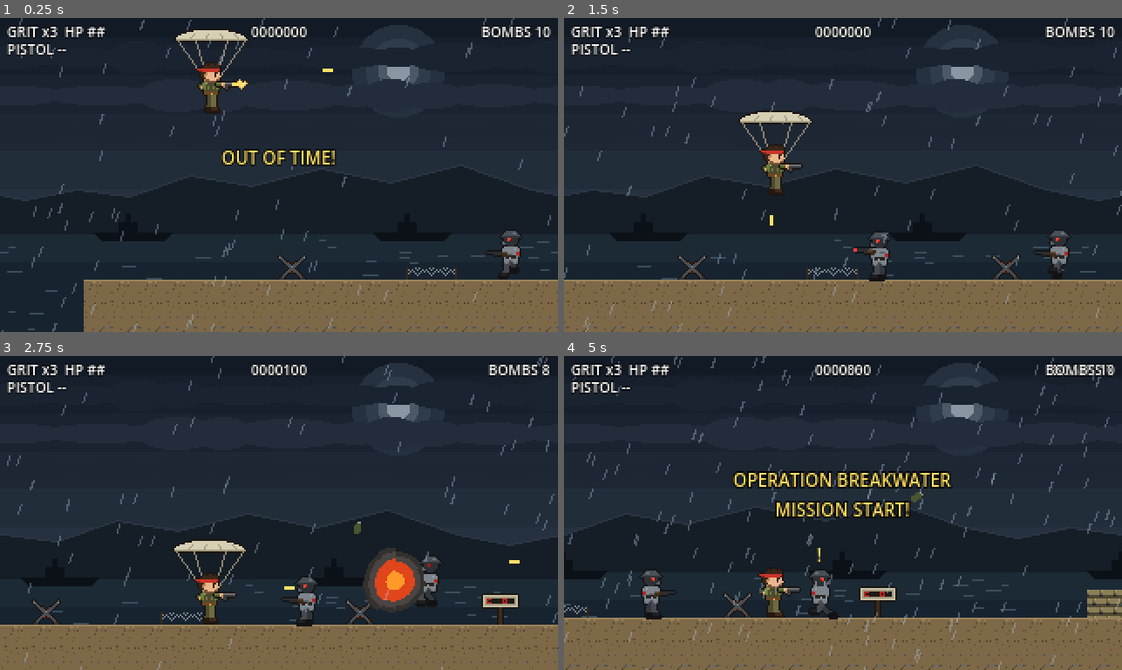
Above: before the commit, frames 1-4 (two rows, left to right).
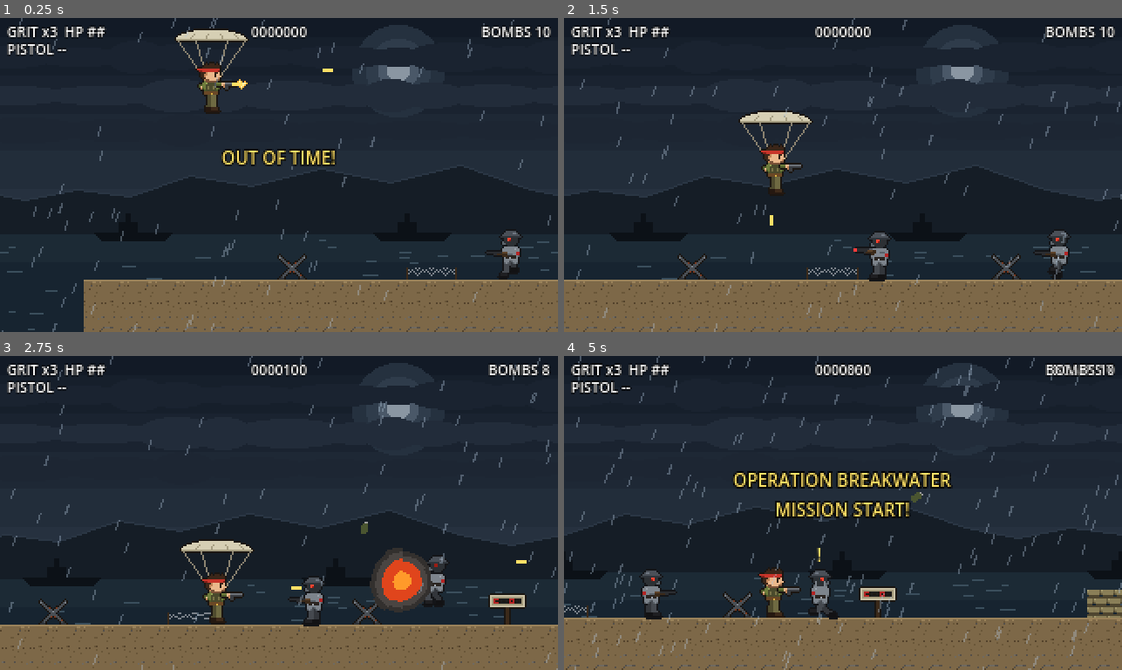
Above: after the commit, the same moments.

Repository: anthony-developer-FS/grit-iron-directorate
Game: Godot game, scene res://tests/screenshot_tour.tscn
The game is run twice, just before and just after one commit, with the same random seed, the same clock (stepped at 60 frames per second) and the same inputs. This scene is started directly instead of the project's main scene.
Inputs:
- Up to frame 1 (0.25 s): no input
- Up to frame 2 (1.5 s): hold Up (aim_up) 0.53-1.28 s; hold Right (move_right) from 0.53 s (still down); tap Z (jump) at 0.77, 1.07 s; tap Down (crouch) at 0.8, 1.35 s
- Up to frame 3 (2.75 s): tap Z (jump) at 1.52, 1.82 s; tap C (grenade) at 1.55, 2.1 s; release Right (move_right) at 2.03 s; hold Left (move_left) from 2.03 s (still down); hold X (shoot) from 2.03 s (still down)
- Up to frame 4 (5 s): release Left (move_left) at 2.78 s; release X (shoot) at 2.78 s; hold Right (move_right) 2.78-4.28 s; tap X (shoot) at 2.85 s; tap Z (jump) at 3.02, 3.05, 3.32, 3.6, 3.77, 4.07, 4.52, 4.82 s; hold Up (aim_up) 3.53-4.28 s; tap Escape (pause) at 4.15 s; hold Left (move_left) from 4.28 s (still down); tap Up (aim_up) at 4.35 s; tap Down (crouch) at 4.55 s

The runs differ from the first frame. In frame 1, 0.5% of the frame differs, in the area x 3-98%, y 0-42%; in frame 2, 1.4%; in frame 3, 5.8%, in the area x 0-100%, y 0-100%; in frame 4, 3.1%.

Commit message:
Add synthesized sound effects and music
35 effects and two music loops, all generated by tools/sound (numpy
synth; ffmpeg encodes the music to Ogg). Sfx and Music autoloads play
them; Music and SFX buses feed a hard limiter on Master. Headless runs
skip audio, since the dummy driver never releases playbacks.

Co-Authored-By: Claude Opus 5.5 (1M context) <noreply@anthropic.com>
Claude-Session: https://claude.ai/code/session_01SJuoyxwEbaFdBrAx1Ejgro

Diff:
--- /dev/null
+++ b/default_bus_layout.tres
@@ -0,0 +1,20 @@
+[gd_resource type="AudioBusLayout" load_steps=2 format=3]
+
+[sub_resource type="AudioEffectHardLimiter" id="AudioEffectHardLimiter_master"]
+ceiling_db = -0.5
+
+[resource]
+bus/0/effect/0/effect = SubResource("AudioEffectHardLimiter_master")
+bus/0/effect/0/enabled = true
+bus/1/name = &"Music"
+bus/1/solo = false
+bus/1/mute = false
+bus/1/bypass_fx = false
+bus/1/volume_db = -9.0
+bus/1/send = &"Master"
+bus/2/name = &"SFX"
+bus/2/solo = false
+bus/2/mute = false
+bus/2/bypass_fx = false
+bus/2/volume_db = -5.0
+bus/2/send = &"Master"
--- a/project.godot
+++ b/project.godot
@@ -19,6 +19,8 @@
 [autoload]
 
 Game="*res://scripts/autoload/game.gd"
+Sfx="*res://scripts/autoload/sfx.gd"
+Music="*res://scripts/autoload/music.gd"
 
 [display]
 
--- /dev/null
+++ b/scripts/autoload/music.gd
@@ -0,0 +1,54 @@
+extends Node
+## Background music. Autoloaded as `Music`. Tracks come from tools/sound/music.py and loop.
+## Switching tracks fades the old one out and the new one in.
+
+const TRACKS := ["mission", "boss"]
+const FADE_TIME := 0.8
+const SILENT_DB := -40.0
+
+var current := ""
+
+var _streams := {}
+var _player: AudioStreamPlayer
+var _tween: Tween
+
+
+func _ready() -> void:
+	process_mode = Node.PROCESS_MODE_ALWAYS
+	_player = AudioStreamPlayer.new()
+	_player.bus = &"Music"
+	add_child(_player)
+	for track in TRACKS:
+		var stream := load("res://assets/sound/music_%s.ogg" % track) as AudioStreamOggVorbis
+		stream.loop = true
+		_streams[track] = stream
+	Game.mission_completed.connect(stop)
+	Game.game_over.connect(stop)
+	Game.continued.connect(func() -> void: play("boss" if current == "boss" else "mission"))
+
+
+func play(track: String) -> void:
+	# No audio output when headless (tests, CI); see Sfx.
+	if DisplayServer.get_name() == "headless":
+		current = track
+		return
+	if track == current and _player.playing:
+		return
+	current = track
+	_fade_to(func() -> void:
+		_player.stream = _streams[track]
+		_player.play())
+
+
+func stop() -> void:
+	_fade_to(_player.stop)
+
+
+func _fade_to(then: Callable) -> void:
+	if _tween:
+		_tween.kill()
+	_tween = create_tween()
+	if _player.playing:
+		_tween.tween_property(_player, "volume_db", SILENT_DB, FADE_TIME * 0.5)
+	_tween.tween_callback(then)
+	_tween.tween_property(_player, "volume_db", 0.0, FADE_TIME * 0.5)
--- /dev/null
+++ b/scripts/autoload/sfx.gd
@@ -0,0 +1,57 @@
+extends Node
+## Plays sound effects from assets/sound (made by tools/sound/build.py). Autoloaded as `Sfx`.
+## Call Sfx.play("name") from anywhere; a small pool of players lets sounds overlap.
+
+const SOUNDS := ["pistol", "hmg", "shotgun", "flame", "rocket", "enemy_shot", "mg_shot", "flak",
+	"cannon", "cannon_charge", "explosion", "explosion_big", "grenade_throw", "knife", "hit", "ping",
+	"enemy_die", "player_hurt", "player_die", "jump", "pickup_weapon", "pickup_item", "pow_freed",
+	"checkpoint", "supply_drop", "weapon_empty", "shell_whistle", "flare", "menu_move", "menu_select",
+	"pause", "mission_complete", "game_over", "elevator", "alarm"]
+## Per-sound mix, in dB. Anything not listed plays at 0 dB.
+const VOLUME := {"hmg": -4.0, "mg_shot": -5.0, "enemy_shot": -3.0, "flame": -4.0, "hit": -6.0,
+	"jump": -6.0, "shell_whistle": -4.0, "elevator": -6.0, "flak": -3.0}
+const POOL_SIZE := 16
+## The same sound won't restart more often than this, so rapid fire doesn't pile up.
+const MIN_GAP := 0.03
+
+var _streams := {}
+var _players: Array[AudioStreamPlayer] = []
+var _next := 0
+var _last_played := {}
+## Headless runs (the tests, CI) have no audio output, and their dummy driver never finishes
+## playbacks, so sounds are skipped there.
+var _muted := DisplayServer.get_name() == "headless"
+
+
+func _ready() -> void:
+	process_mode = Node.PROCESS_MODE_ALWAYS
+	for sound in SOUNDS:
+		_streams[sound] = load("res://assets/sound/%s.wav" % sound)
+	for i in POOL_SIZE:
+		var player := AudioStreamPlayer.new()
+		player.bus = &"SFX"
+		add_child(player)
+		_players.append(player)
+	Game.checkpoint_reached.connect(play.bind("checkpoint"))
+	Game.mission_completed.connect(play.bind("mission_complete"))
+	Game.game_over.connect(play.bind("game_over"))
+
+
+## Plays `sound` with a little random pitch so repeats don't sound mechanical.
+func play(sound: String, pitch_jitter := 0.05) -> void:
+	if _muted:
+		return
+	var stream: AudioStream = _streams.get(sound)
+	if stream == null:
+		push_warning("Unknown sound: %s" % sound)
+		return
+	var now := Time.get_ticks_msec() / 1000.0
+	if now - float(_last_played.get(sound, -1.0)) < MIN_GAP:
+		return
+	_last_played[sound] = now
+	var player := _players[_next]
+	_next = (_next + 1) % POOL_SIZE
+	player.stream = stream
+	player.volume_db = VOLUME.get(sound, 0.0)
+	player.pitch_scale = 1.0 + randf_range(-pitch_jitter, pitch_jitter)
+	player.play()
--- a/scripts/bosses/boss_part.gd
+++ b/scripts/bosses/boss_part.gd
@@ -74,6 +74,7 @@
 		explosion.radius = 22.0
 		explosion.hurts_enemies = false
 		get_parent().add_child.call_deferred(explosion)
+		Sfx.play("explosion_big")
 		destroyed.emit()
 	queue_redraw()
 
--- a/scripts/bosses/seewall_battery.gd
+++ b/scripts/bosses/seewall_battery.gd
@@ -83,6 +83,8 @@
 			_turret_low.vulnerable = true
 			_turret_high.vulnerable = true
 			Game.show_message("SILENCE THE SEEWALL!", 2.0)
+			Sfx.play("alarm", 0.0)
+			Music.play("boss")
 		Phase.CANNON:
 			_breech.vulnerable = true
 			_attack_timer = 1.5
@@ -150,6 +152,7 @@
 	if not _charging and _attack_timer <= 0.0:
 		_charging = true
 		_attack_timer = 1.4
+		Sfx.play("cannon_charge", 0.0)
 	elif _charging:
 		_breech.charge = 1.0 - _attack_timer / 1.4
 		if _attack_timer <= 0.0:
@@ -160,6 +163,7 @@
 			shell.setup(Bullet.Team.ENEMY, global_position + Vector2(-50, -9), Vector2(-150, 0), 1, Bullet.Style.SHELL)
 			get_parent().add_child(shell)
 			Game.shake(5.0, 0.3)
+			Sfx.play("cannon")
 			for i in 2:
 				_call_strike(randf_range(arena_left + 20.0, -60.0), 1.4)
 	_spawn_timer -= delta
@@ -215,6 +219,7 @@
 
 ## Fires one shot per entry, each with its own direction and speed.
 func _fire_volley(muzzle: Vector2, angles: Array, speeds: Array) -> void:
+	Sfx.play("flak")
 	for i in speeds.size():
 		var bullet := BulletScene.instantiate() as Bullet
 		bullet.setup(Bullet.Team.ENEMY, muzzle, Vector2.from_angle(angles[i]) * float(speeds[i]), 1, Bullet.Style.FLAK)
--- a/scripts/enemies/enemy.gd
+++ b/scripts/enemies/enemy.gd
@@ -65,6 +65,7 @@
 func take_damage(amount: int) -> void:
 	if dead:
 		return
+	Sfx.play("hit")
 	health -= amount
 	_hit_flash = 0.08
 	if health <= 0:
@@ -75,6 +76,7 @@
 func die() -> void:
 	if dead:
 		return
+	Sfx.play("enemy_die")
 	dead = true
 	remove_from_group("enemies")
 	set_deferred("collision_layer", 0)
@@ -113,6 +115,7 @@
 func _fire_bullet(from: Vector2, direction: Vector2, speed: float) -> void:
 	var bullet := BulletScene.instantiate() as Bullet
 	bullet.setup(Bullet.Team.ENEMY, from, direction.normalized() * speed, 1)
+	Sfx.play("enemy_shot")
 	get_parent().add_child(bullet)
 
 
--- a/scripts/enemies/grenadier.gd
+++ b/scripts/enemies/grenadier.gd
@@ -35,6 +35,7 @@
 
 
 func _throw(player: Player) -> void:
+	Sfx.play("grenade_throw")
 	var grenade := GrenadeScene.instantiate() as Grenade
 	grenade.target_group = &"player"
 	var start := global_position + Vector2(facing * 4, -26)
--- a/scripts/enemies/mg_nest.gd
+++ b/scripts/enemies/mg_nest.gd
@@ -52,6 +52,7 @@
 		var bullet := BulletScene.instantiate() as Bullet
 		bullet.setup(Bullet.Team.ENEMY, global_position + Vector2(facing * 16, -12), direction * BULLET_SPEED, 1)
 		get_parent().add_child(bullet)
+		Sfx.play("mg_shot")
 		_shots_left -= 1
 		_timer = BURST_INTERVAL if _shots_left > 0 else 2.2
 	queue_redraw()
@@ -60,6 +61,7 @@
 func take_damage(amount: int) -> void:
 	if dead:
 		return
+	Sfx.play("hit")
 	health -= amount
 	_hit_flash = 0.06
 	queue_redraw()
--- a/scripts/enemies/shield_trooper.gd
+++ b/scripts/enemies/shield_trooper.gd
@@ -37,6 +37,7 @@
 	var below_top := hit_position.y > global_position.y - 27.0
 	if from_front and below_top:
 		_ping = 0.06
+		Sfx.play("ping")
 		queue_redraw()
 		return true
 	return false
--- a/scripts/fx/artillery_strike.gd
+++ b/scripts/fx/artillery_strike.gd
@@ -20,7 +20,14 @@
 	return hit["position"] if hit else from
 
 
+func _ready() -> void:
+	Sfx.play("flare", 0.0)
+
+
 func _process(delta: float) -> void:
+	var whistle_at := maxf(warning_time + FALL_TIME - 0.9, 0.0)
+	if _time < whistle_at and _time + delta >= whistle_at:
+		Sfx.play("shell_whistle", 0.1)
 	_time += delta
 	if not _exploded and _time >= warning_time + FALL_TIME:
 		_exploded = true
--- a/scripts/fx/explosion.gd
+++ b/scripts/fx/explosion.gd
@@ -17,6 +17,7 @@
 
 func _ready() -> void:
 	Game.shake(shake_strength, 0.25)
+	Sfx.play("explosion")
 	var targets: Array[Node] = []
 	if hurts_enemies:
 		targets.append_array(get_tree().get_nodes_in_group("enemies"))
--- a/scripts/level/elevator.gd
+++ b/scripts/level/elevator.gd
@@ -32,6 +32,7 @@
 				_wait += delta
 				if _wait > 0.6:
 					_state = 1
+					Sfx.play("elevator", 0.0)
 			else:
 				_wait = 0.0
 		1:
--- a/scripts/level/mission.gd
+++ b/scripts/level/mission.gd
@@ -13,6 +13,7 @@
 	if Game.checkpoint_position != Vector2.INF:
 		_player.place_at(Game.checkpoint_position)
 	_camera.snap_to_target()
+	Music.play("mission")
 	var drops := SupplyDrops.new()
 	drops.player = _player
 	drops.camera = _camera
--- a/scripts/level/supply_drops.gd
+++ b/scripts/level/supply_drops.gd
@@ -47,6 +47,7 @@
 	if Game.grenades <= LOW_GRENADES:
 		_spawn("grenades", x + 28.0)
 	Game.show_message("SUPPLY DROP!", 1.2)
+	Sfx.play("supply_drop", 0.0)
 
 
 func _spawn(kind: String, x: float) -> void:
--- a/scripts/pickups/pickup.gd
+++ b/scripts/pickups/pickup.gd
@@ -108,11 +108,14 @@
 	match kind:
 		"grenades":
 			Game.add_grenades(10)
+			Sfx.play("pickup_item", 0.0)
 			Game.show_message("BOMBS +10", 1.0)
 		"ammo":
+			Sfx.play("pickup_item", 0.0)
 			Game.show_message(player.reload_special() + " AMMO!", 1.0)
 		_:
 			player.give_weapon(kind)
+			Sfx.play("pickup_weapon", 0.0)
 			Game.show_message(String(Player.WEAPONS[kind]["label"]) + "!", 1.0)
 	Game.add_score(200)
 	queue_free()
--- a/scripts/pickups/pow.gd
+++ b/scripts/pickups/pow.gd
@@ -77,6 +77,7 @@
 	_rescuer = player
 	_set_state(State.SALUTING)
 	Game.rescue_pow()
+	Sfx.play("pow_freed", 0.0)
 	Game.show_message("THANK YOU! I'LL COVER YOU!", 1.2)
 
 
--- a/scripts/player/player.gd
+++ b/scripts/player/player.gd
@@ -122,6 +122,7 @@
 			_drop_through_platform()
 		else:
 			velocity.y = JUMP_VELOCITY
+			Sfx.play("jump")
 
 	move_and_slide()
 	if parachuting and is_on_floor():
@@ -163,6 +164,7 @@
 	weapon_time_left -= delta
 	if weapon_time_left <= 0.0:
 		give_weapon("pistol")
+		Sfx.play("weapon_empty")
 		Game.show_message("OUT OF TIME!", 1.0)
 	elif ceili(weapon_time_left) != shown:
 		Game.weapon_timer_changed.emit(ceili(weapon_time_left))
@@ -189,6 +191,7 @@
 	else:
 		_invulnerable = HIT_INVULNERABLE_TIME
 		Game.shake(2.0, 0.15)
+		Sfx.play("player_hurt")
 
 
 func kill(ignore_invulnerability := false) -> void:
@@ -198,6 +201,7 @@
 		return
 	dead = true
 	_dead_time = 0.0
+	Sfx.play("player_die", 0.0)
 	parachuting = false
 	velocity = Vector2.ZERO
 	_set_crouching(false)
@@ -298,6 +302,7 @@
 	var knife_target := _find_knife_target()
 	if knife_target:
 		knife_target.take_damage(KNIFE_DAMAGE)
+		Sfx.play("knife")
 		_knife_flash = 0.12
 		_fire_cooldown = 0.25
 		return
@@ -317,12 +322,14 @@
 		_:
 			_spawn_bullet(aim_angle + randf_range(-1.0, 1.0) * float(stats["spread"]), stats, Bullet.Style.BULLET)
 	_fire_cooldown = stats["cooldown"]
+	Sfx.play(weapon)
 	_muzzle_flash = 0.05
 
 	if ammo > 0:
 		ammo -= 1
 		if ammo == 0:
 			give_weapon("pistol")
+			Sfx.play("weapon_empty")
 		else:
 			Game.set_weapon(stats["label"], ammo)
 
@@ -347,6 +354,7 @@
 func _throw_grenade() -> void:
 	if not Game.use_grenade():
 		return
+	Sfx.play("grenade_throw")
 	var grenade := GrenadeScene.instantiate() as Grenade
 	grenade.position = global_position + Vector2(facing * 4, -10 if crouching else -20)
 	grenade.velocity = Vector2(facing * 120.0 + velocity.x * 0.5, -150.0)
--- a/scripts/ui/hud.gd
+++ b/scripts/ui/hud.gd
@@ -68,6 +68,7 @@
 
 	if get_tree().paused:
 		if Input.is_action_just_pressed("pause"):
+			Sfx.play("pause", 0.0)
 			get_tree().paused = false
 			_center_label.text = ""
 		elif Input.is_action_just_pressed("grenade"):
@@ -77,6 +78,7 @@
 		return
 
 	if Input.is_action_just_pressed("pause"):
+		Sfx.play("pause", 0.0)
 		get_tree().paused = true
 		_center_label.text = "PAUSED\n\nPAUSE: RESUME\nGRENADE: RESTART FROM CHECKPOINT\nJUMP: QUIT TO TITLE"
 		_message_time = 0.0
--- a/scripts/ui/title.gd
+++ b/scripts/ui/title.gd
@@ -14,15 +14,21 @@
 func _ready() -> void:
 	get_tree().paused = false
 	_selected = 0 if Game.difficulty == Game.Difficulty.EASY else 1
+	Music.play("mission")
 
 
 func _process(delta: float) -> void:
 	_time += delta
 	if Input.is_action_just_pressed("aim_up") or Input.is_action_just_pressed("move_left"):
+		if _selected != 0:
+			Sfx.play("menu_move", 0.0)
 		_selected = 0
 	elif Input.is_action_just_pressed("crouch") or Input.is_action_just_pressed("move_right"):
+		if _selected != 1:
+			Sfx.play("menu_move", 0.0)
 		_selected = 1
 	elif Input.is_action_just_pressed("shoot") or Input.is_action_just_pressed("jump"):
+		Sfx.play("menu_select", 0.0)
 		Game.difficulty = Game.Difficulty.EASY if _selected == 0 else Game.Difficulty.HARD
 		Game.start_mission()
 		get_tree().change_scene_to_file(MISSION_SCENE)
Not shown, added: assets/sound/alarm.wav.import
Not shown, added: assets/sound/cannon.wav.import
Not shown, added: assets/sound/cannon_charge.wav.import
Not shown, added: assets/sound/checkpoint.wav.import
Not shown, added: assets/sound/elevator.wav.import
Not shown, added: assets/sound/enemy_die.wav.import
Not shown, added: assets/sound/enemy_shot.wav.import
Not shown, added: assets/sound/explosion.wav.import
Not shown, added: assets/sound/explosion_big.wav.import
Not shown, added: assets/sound/flak.wav.import
Not shown, added: assets/sound/flame.wav.import
Not shown, added: assets/sound/flare.wav.import
(and 64 more such lines)
